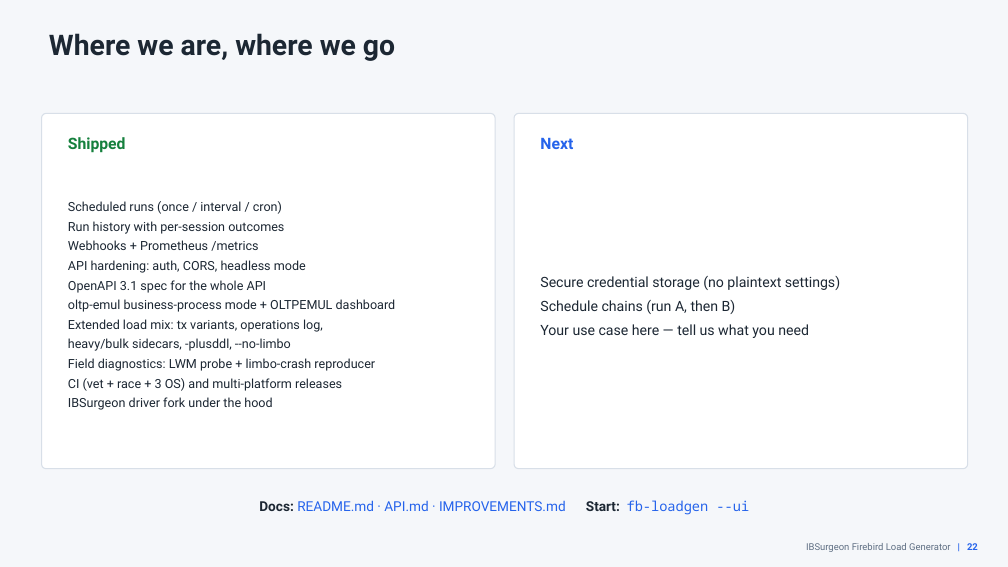
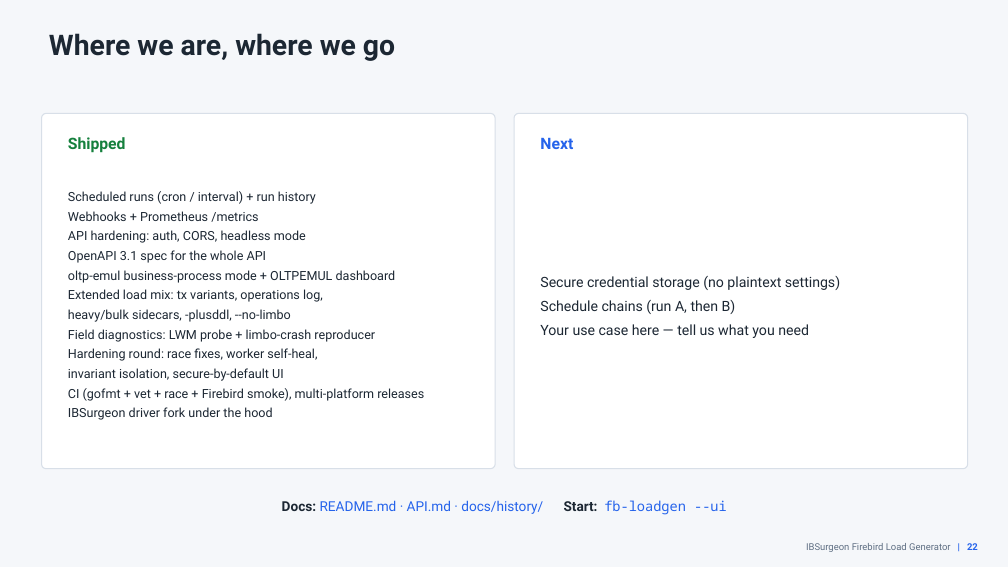
Before and after one commit to alexeykovyazin/firebirdgotester, a slide deck: slide 22 of IBSurgeon_LoadGenerator.pptx. Drawn at 1008x567 pixels with LibreOffice and Linux fonts; fonts in the diff are those of the drawing. Boxes give left, top, right and bottom in pixels: in the first picture for what was removed or moved away, otherwise in the second. Text is boxed around its words. In the diff, an @@ line names an element or a change of style, - is before the commit and + after.

Commit message:
Deck: 24 slides — 'Hardened & verified' review-round slide, roadmap/appendix updates

```diff
--- a/IBSurgeon_LoadGenerator.pptx
+++ b/IBSurgeon_LoadGenerator.pptx
@@ text at (68,191,316,204): text changed @@
-Scheduled runs (once / interval / cron)
-Run history with per-session outcomes
+Scheduled runs (cron / interval) + run history
@@ text at (68,348,424,401): text changed @@
-CI (vet + race + 3 OS) and multi-platform releases
+Hardening round: race fixes, worker self-heal,
+invariant isolation, secure-by-default UI
+CI (gofmt + vet + race + Firebird smoke), multi-platform releases
@@ text at (282,500,727,515): text changed @@
-Docs: README.md · API.md · IMPROVEMENTS.md Start: fb-loadgen --ui
+Docs: README.md · API.md · docs/history/ Start: fb-loadgen --ui
```
Also in this commit, not shown: 1 other slide changed, 1 slide added, 5 other files.
